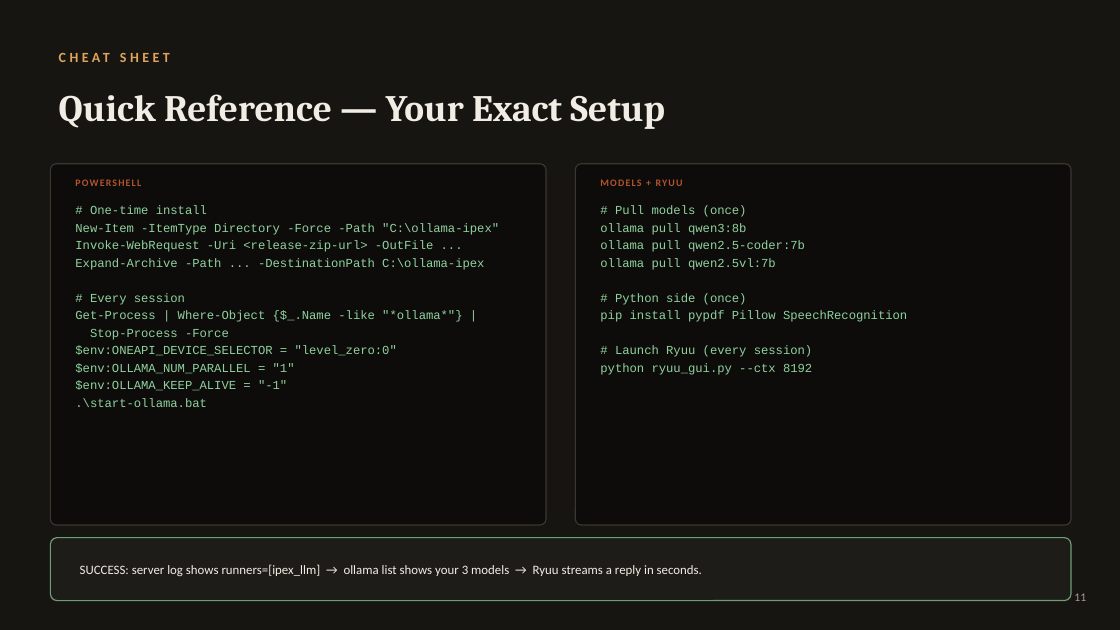
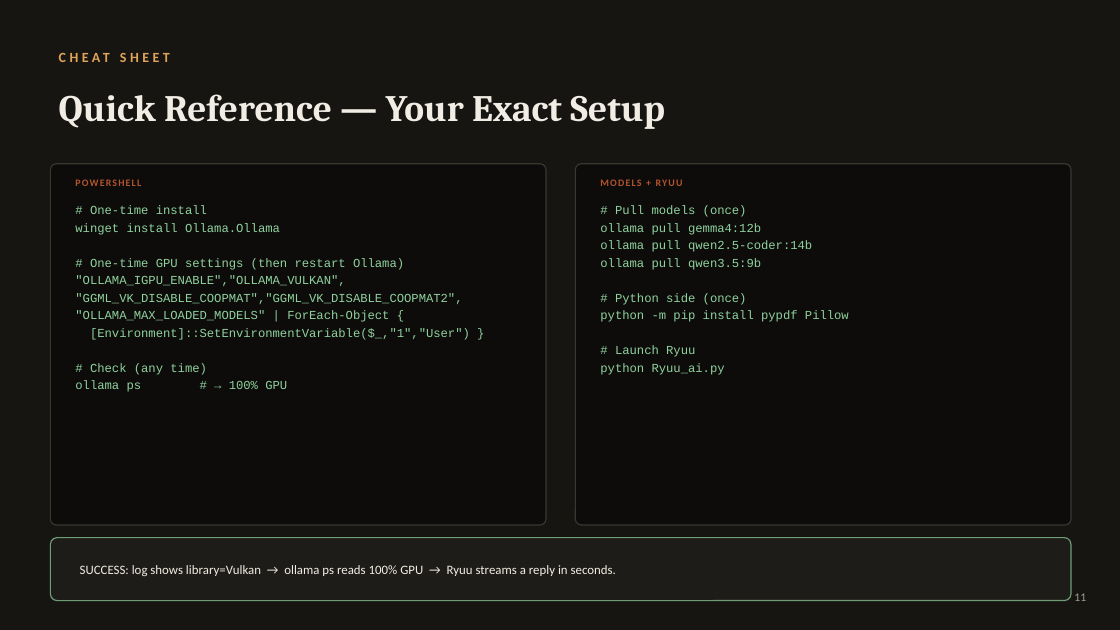
Before and after one commit to Adithya210207/ryuu-explainer-ai, a slide deck: slide 11 of Ryuu_Setup_Guide.pptx. Drawn at 1120x630 pixels with LibreOffice and Linux fonts; fonts in the diff are those of the drawing. Boxes give left, top, right and bottom in pixels: in the first picture for what was removed or moved away, otherwise in the second. Text is boxed around its words. In the diff, an @@ line names an element or a change of style, - is before the commit and + after.

Commit message:
Update presentation decks and README with Vulkan GPU setup and troubleshooting guide

```diff
--- a/Ryuu_Setup_Guide.pptx
+++ b/Ryuu_Setup_Guide.pptx
@@ text at bbox=[75, 223, 470, 392]: text changed @@
-New-Item -ItemType Directory -Force -Path "C:\ollama-ipex"
-Invoke-WebRequest -Uri <release-zip-url> -OutFile ...
-Expand-Archive -Path ... -DestinationPath C:\ollama-ipex
-# Every session
-Get-Process | Where-Object {$_.Name -like "*ollama*"} |
-Stop-Process -Force
-$env:ONEAPI_DEVICE_SELECTOR = "level_zero:0"
-$env:OLLAMA_NUM_PARALLEL = "1"
-$env:OLLAMA_KEEP_ALIVE = "-1"
-.\start-ollama.bat
+winget install Ollama.Ollama
+# One-time GPU settings (then restart Ollama)
+"OLLAMA_IGPU_ENABLE","OLLAMA_VULKAN",
+"GGML_VK_DISABLE_COOPMAT","GGML_VK_DISABLE_COOPMAT2",
+"OLLAMA_MAX_LOADED_MODELS" | ForEach-Object {
+[Environment]::SetEnvironmentVariable($_,"1","User") }
+# Check (any time)
+ollama ps # → 100% GPU
@@ text at bbox=[600, 223, 812, 270]: text changed @@
-ollama pull qwen3:8b
-ollama pull qwen2.5-coder:7b
-ollama pull qwen2.5vl:7b
+ollama pull gemma4:12b
+ollama pull qwen2.5-coder:14b
+ollama pull qwen3.5:9b
@@ text at bbox=[600, 311, 849, 375]: text changed @@
-pip install pypdf Pillow SpeechRecognition
-# Launch Ryuu (every session)
-python ryuu_gui.py --ctx 8192
+python -m pip install pypdf Pillow
+# Launch Ryuu
+python Ryuu_ai.py
@@ text at bbox=[80, 565, 616, 576]: text changed @@
-SUCCESS: server log shows runners=[ipex_llm] → ollama list shows your 3 models → Ryuu streams a reply in seconds.
+SUCCESS: log shows library=Vulkan → ollama ps reads 100% GPU → Ryuu streams a reply in seconds.
```
Also in this commit, not shown: 10 other slides changed, 1 slide added, 1 slide removed, 2 other files.
